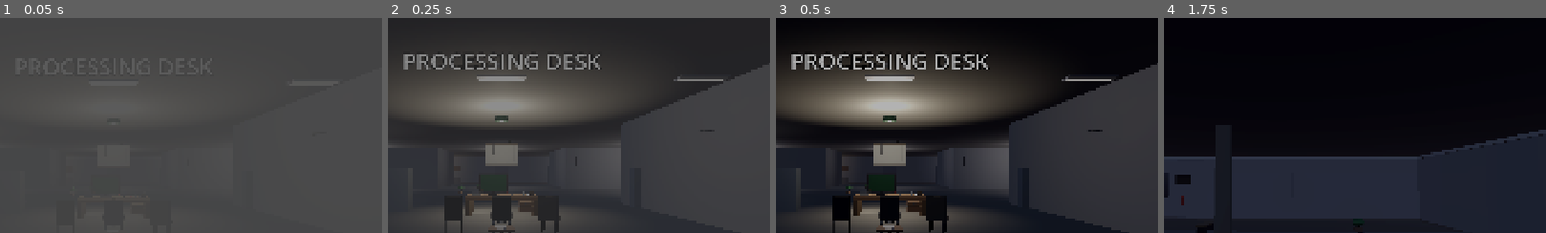
Above: before the commit, frames 1-4 (left to right).
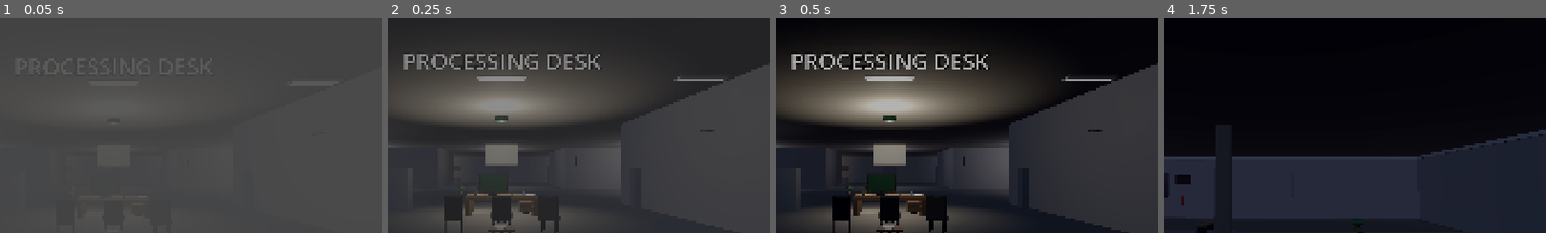
Above: after the commit, the same moments.

Repository: ThanhNguyxn/the-stamp-office
Game: Godot game, scene res://scenes/Main.tscn
The game is run twice, just before and just after one commit, with the same random seed, the same clock (stepped at 60 frames per second) and the same inputs.
Inputs (mouse positions are % of the whole screen's width and height, from its top left):
- Up to frame 1 (0.05 s): no input
- Up to frame 2 (0.25 s): no input
- Up to frame 3 (0.5 s): no input
- Up to frame 4 (1.75 s): click "▶ START SHIFT" at 0.5 s; tap Enter at 1.25 s; move the mouse to (55, 50) at 1.27 s; hold W (move_forward) from 1.28 s (still down); tap E (interact_desk) at 1.35 s; tap Space (move_jump) at 1.52 s
The pictures show only the part of the screen within x 35-85%, y 14-64%; the shares and areas given below are measured in that part.

The runs differ from the first frame. In frame 2, less than 0.1% of the frame differs, in the area x 22-39%, y 59-92%; in frame 3, less than 0.1%; in frame 4, nothing differs.

Commit message:
fix: Correct positions for cables, desk items, and PC placement
- Fixed CableManagement positions (were at y=2.5+ instead of desk level ~0.7-0.8)
- Fixed WorkAreaExtra items to correct desk surface height (y=0.75-0.8)
- Moved PC case from underground (-0.55) to proper floor level (0.25)
- Corrected positions for: InOutTray, Stapler, TapeDispenser, StampPad,
  DeskPhoto, Nameplate, PowerStrip, DeskPhone, DrawerDivider, FootRest
- All cables now properly routed from monitor through desk to PC

Diff:
--- a/game/scenes/Office3D.tscn
+++ b/game/scenes/Office3D.tscn
@@ -1539,7 +1539,7 @@
 surface_material_override/0 = SubResource("Material_mousepad")
 
 [node name="PCCase" type="Node3D" parent="Desk/DeskProps"]
-transform = Transform3D(1, 0, 0, 0, 1, 0, 0, 0, 1, 0.9, -0.55, 0)
+transform = Transform3D(1, 0, 0, 0, 1, 0, 0, 0, 1, 0.9, 0.25, -0.4)
 
 [node name="Body" type="MeshInstance3D" parent="Desk/DeskProps/PCCase"]
 mesh = SubResource("BoxMesh_pc_case")
@@ -3040,51 +3040,51 @@
 
 ; Monitor cable running from back of monitor down to desk
 [node name="MonitorCable1" type="CSGCylinder3D" parent="EnhancedDetails/CableManagement"]
-transform = Transform3D(1, 0, 0, 0, 1, 0, 0, 0, 1, -0.3, 2.5, 1.55)
+transform = Transform3D(1, 0, 0, 0, 1, 0, 0, 0, 1, -0.3, 0.7, 1.55)
 radius = 0.008
-height = 0.5
+height = 0.4
 material = SubResource("Material_keyboard")
 
 ; Cable running along back of desk
 [node name="DeskBackCable" type="CSGCylinder3D" parent="EnhancedDetails/CableManagement"]
-transform = Transform3D(1, 0, 0, 0, 0, -1, 0, 1, 0, 0.3, 2.75, 1.55)
+transform = Transform3D(1, 0, 0, 0, 0, -1, 0, 1, 0, 0.3, 0.72, 1.55)
 radius = 0.008
+height = 1.0
+material = SubResource("Material_keyboard")
+
+; Cable running down to PC under desk
+[node name="ToPCCable" type="CSGCylinder3D" parent="EnhancedDetails/CableManagement"]
+transform = Transform3D(1, 0, 0, 0, 1, 0, 0, 0, 1, 0.9, 0.35, 2)
+radius = 0.008
+height = 0.7
+material = SubResource("Material_keyboard")
+
+; Power cable on floor from PC to wall
+[node name="PowerCable" type="CSGCylinder3D" parent="EnhancedDetails/CableManagement"]
+transform = Transform3D(1, 0, 0, 0, 0, -1, 0, 1, 0, 1.5, 0.02, 2)
+radius = 0.01
 height = 1.2
 material = SubResource("Material_keyboard")
 
-; Cable running down to PC under desk
-[node name="ToPCCable" type="CSGCylinder3D" parent="EnhancedDetails/CableManagement"]
-transform = Transform3D(1, 0, 0, 0, 1, 0, 0, 0, 1, 0.9, 2.25, 2)
-radius = 0.008
-height = 0.5
-material = SubResource("Material_keyboard")
-
-; Power cable on floor from PC to wall
-[node name="PowerCable" type="CSGCylinder3D" parent="EnhancedDetails/CableManagement"]
-transform = Transform3D(1, 0, 0, 0, 0, -1, 0, 1, 0, 2.5, 0.02, 2)
-radius = 0.01
-height = 3
-material = SubResource("Material_keyboard")
-
 ; Keyboard cable
 [node name="KeyboardCable" type="CSGCylinder3D" parent="EnhancedDetails/CableManagement"]
-transform = Transform3D(1, 0, 0, 0, 0, -1, 0, 1, 0, -0.3, 2.78, 1.9)
+transform = Transform3D(1, 0, 0, 0, 0, -1, 0, 1, 0, -0.3, 0.78, 1.8)
 radius = 0.005
+height = 0.3
+material = SubResource("Material_keyboard")
+
+; Mouse cable
+[node name="MouseCable" type="CSGCylinder3D" parent="EnhancedDetails/CableManagement"]
+transform = Transform3D(1, 0, 0, 0, 0, -1, 0, 1, 0, 0.15, 0.78, 2.0)
+radius = 0.004
 height = 0.35
 material = SubResource("Material_keyboard")
 
-; Mouse cable
-[node name="MouseCable" type="CSGCylinder3D" parent="EnhancedDetails/CableManagement"]
-transform = Transform3D(1, 0, 0, 0, 0, -1, 0, 1, 0, 0.15, 2.78, 2.1)
-radius = 0.004
-height = 0.45
-material = SubResource("Material_keyboard")
-
 ; Cable bundle behind desk (messy realistic look)
 [node name="CableBundle" type="CSGCylinder3D" parent="EnhancedDetails/CableManagement"]
-transform = Transform3D(0.7, 0, 0.7, 0, 1, 0, -0.7, 0, 0.7, 0.5, 2.3, 1.6)
-radius = 0.025
-height = 0.6
+transform = Transform3D(0.7, 0, 0.7, 0, 1, 0, -0.7, 0, 0.7, 0.5, 0.5, 1.6)
+radius = 0.02
+height = 0.5
 material = SubResource("Material_keyboard")
 
 ; --- Floor Pattern/Tiles ---
@@ -3655,7 +3655,7 @@
 
 ; In/Out trays on desk
 [node name="InOutTray" type="Node3D" parent="EnhancedDetails/WorkAreaExtra"]
-transform = Transform3D(1, 0, 0, 0, 1, 0, 0, 0, 1, -0.9, 0.8, 2.1)
+transform = Transform3D(1, 0, 0, 0, 1, 0, 0, 0, 1, 0.9, 0.75, 1.65)
 
 [node name="Tray1" type="CSGBox3D" parent="EnhancedDetails/WorkAreaExtra/InOutTray"]
 transform = Transform3D(1, 0, 0, 0, 1, 0, 0, 0, 1, 0, 0.02, 0)
@@ -3674,30 +3674,30 @@
 
 ; Stapler
 [node name="Stapler" type="CSGBox3D" parent="EnhancedDetails/WorkAreaExtra"]
-transform = Transform3D(0.98, 0, 0.17, 0, 1, 0, -0.17, 0, 0.98, -0.55, 0.82, 2.35)
+transform = Transform3D(0.98, 0, 0.17, 0, 1, 0, -0.17, 0, 0.98, 0.7, 0.77, 2.35)
 size = Vector3(0.15, 0.04, 0.05)
 material = SubResource("Material_keyboard")
 
 ; Tape dispenser
 [node name="TapeDispenser" type="CSGBox3D" parent="EnhancedDetails/WorkAreaExtra"]
-transform = Transform3D(1, 0, 0, 0, 1, 0, 0, 0, 1, -0.4, 0.825, 2.4)
+transform = Transform3D(1, 0, 0, 0, 1, 0, 0, 0, 1, 0.85, 0.78, 2.35)
 size = Vector3(0.1, 0.05, 0.06)
 material = SubResource("Material_keyboard")
 
 ; Stamp pad
 [node name="StampPad" type="CSGBox3D" parent="EnhancedDetails/WorkAreaExtra"]
-transform = Transform3D(1, 0, 0, 0, 1, 0, 0, 0, 1, 0.6, 0.815, 2.2)
+transform = Transform3D(1, 0, 0, 0, 1, 0, 0, 0, 1, 0.55, 0.77, 2.25)
 size = Vector3(0.12, 0.03, 0.08)
 material = SubResource("Material_keyboard")
 
 [node name="StampPadTop" type="CSGBox3D" parent="EnhancedDetails/WorkAreaExtra"]
-transform = Transform3D(1, 0, 0, 0, 1, 0, 0, 0, 1, 0.6, 0.83, 2.2)
+transform = Transform3D(1, 0, 0, 0, 1, 0, 0, 0, 1, 0.55, 0.785, 2.25)
 size = Vector3(0.1, 0.01, 0.06)
 material = SubResource("Material_stamp")
 
 ; Calendar on wall
 [node name="WallCalendar" type="Node3D" parent="EnhancedDetails/WorkAreaExtra"]
-transform = Transform3D(1, 0, 0, 0, 1, 0, 0, 0, 1, 5.95, 2.0, 0)
+transform = Transform3D(1, 0, 0, 0, 1, 0, 0, 0, 1, 5.95, 2.0, 2)
 
 [node name="Frame" type="CSGBox3D" parent="EnhancedDetails/WorkAreaExtra/WallCalendar"]
 transform = Transform3D(0, 0, 1, 0, 1, 0, -1, 0, 0, 0, 0, 0)
@@ -3706,7 +3706,7 @@
 
 ; Family photo on desk
 [node name="DeskPhoto" type="Node3D" parent="EnhancedDetails/WorkAreaExtra"]
-transform = Transform3D(1, 0, 0, 0, 1, 0, 0, 0, 1, 1.1, 0.8, 1.7)
+transform = Transform3D(1, 0, 0, 0, 1, 0, 0, 0, 1, -0.95, 0.75, 1.65)
 
 [node name="Frame" type="CSGBox3D" parent="EnhancedDetails/WorkAreaExtra/DeskPhoto"]
 transform = Transform3D(0.98, 0, 0.17, 0, 1, 0, -0.17, 0, 0.98, 0, 0.08, 0)
@@ -3720,13 +3720,13 @@
 
 ; Nameplate
 [node name="Nameplate" type="CSGBox3D" parent="EnhancedDetails/WorkAreaExtra"]
-transform = Transform3D(1, 0, 0, 0, 1, 0, 0, 0, 1, 0, 0.82, 2.55)
+transform = Transform3D(1, 0, 0, 0, 1, 0, 0, 0, 1, 0, 0.77, 2.55)
 size = Vector3(0.2, 0.05, 0.04)
 material = SubResource("Material_desk")
 
 ; Power strip under desk (for PC and monitor)
 [node name="PowerStrip" type="Node3D" parent="EnhancedDetails/WorkAreaExtra"]
-transform = Transform3D(1, 0, 0, 0, 1, 0, 0, 0, 1, 0.5, 0.03, 2.8)
+transform = Transform3D(1, 0, 0, 0, 1, 0, 0, 0, 1, 0.5, 0.03, 1.5)
 
 [node name="Body" type="CSGBox3D" parent="EnhancedDetails/WorkAreaExtra/PowerStrip"]
 size = Vector3(0.4, 0.05, 0.08)
@@ -3744,7 +3744,7 @@
 
 ; Desk phone
 [node name="DeskPhone" type="Node3D" parent="EnhancedDetails/WorkAreaExtra"]
-transform = Transform3D(1, 0, 0, 0, 1, 0, 0, 0, 1, 1.0, 0.8, 2.4)
+transform = Transform3D(1, 0, 0, 0, 1, 0, 0, 0, 1, 0.95, 0.75, 1.65)
 
 [node name="Base" type="CSGBox3D" parent="EnhancedDetails/WorkAreaExtra/DeskPhone"]
 transform = Transform3D(1, 0, 0, 0, 1, 0, 0, 0, 1, 0, 0.025, 0)
@@ -3781,7 +3781,7 @@
 
 ; Foot rest under desk
 [node name="FootRest" type="CSGBox3D" parent="EnhancedDetails/WorkAreaExtra"]
-transform = Transform3D(1, 0, 0, 0, 0.98, 0.17, 0, -0.17, 0.98, 0, 0.05, 3.6)
+transform = Transform3D(1, 0, 0, 0, 0.98, 0.17, 0, -0.17, 0.98, 0, 0.08, 3.0)
 size = Vector3(0.5, 0.1, 0.3)
 material = SubResource("Material_keyboard")
 
